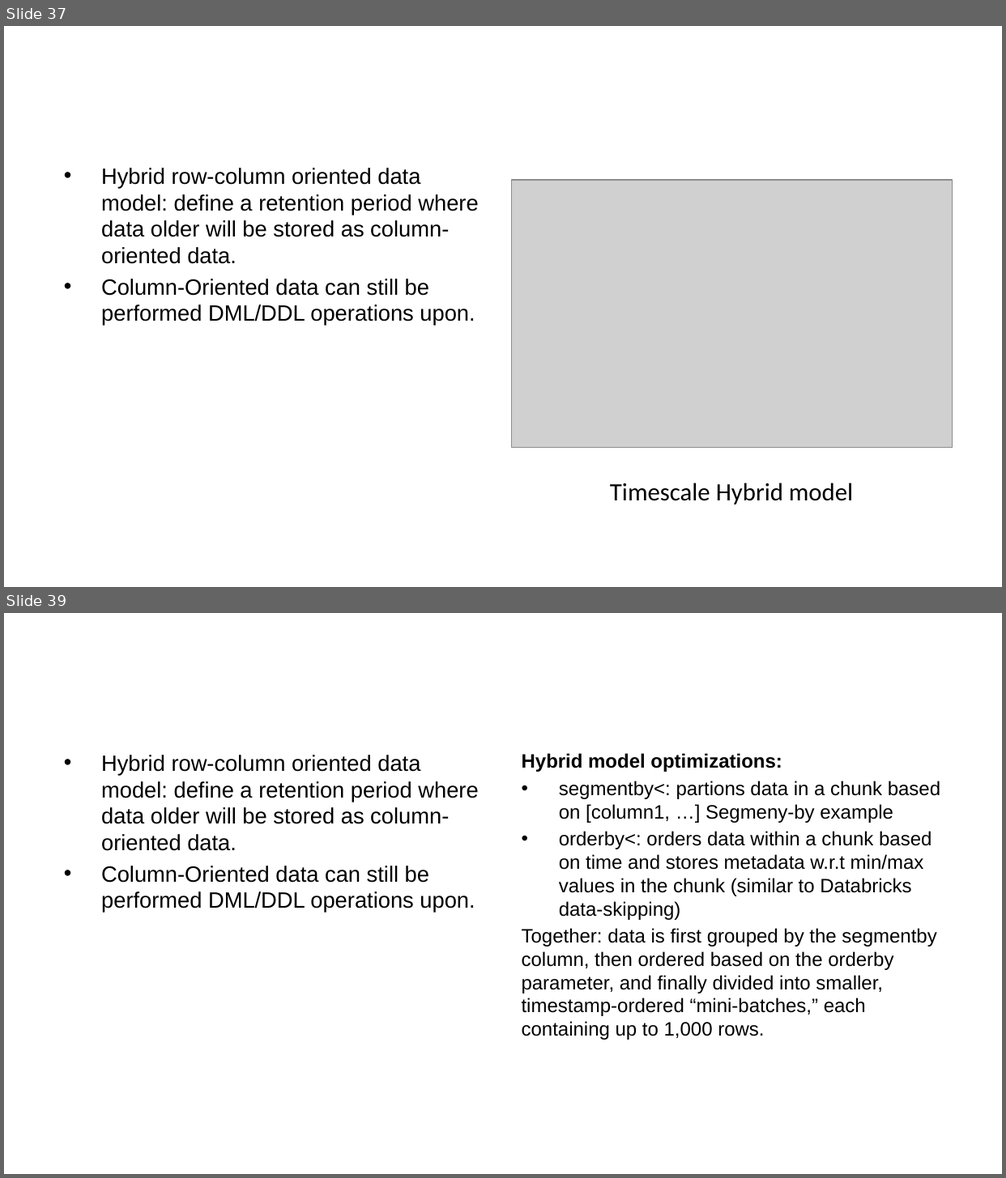
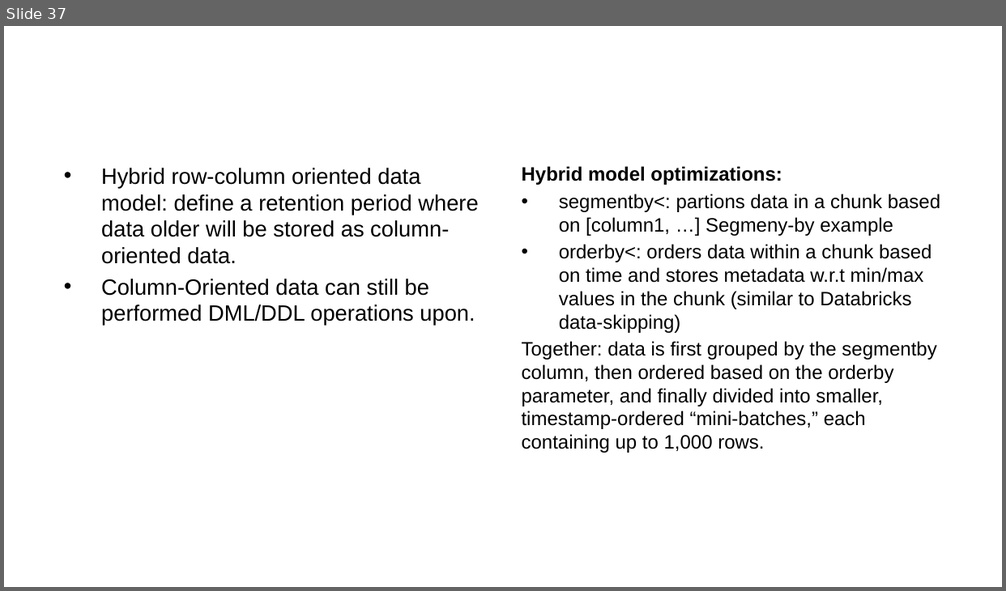
Before and after one commit to ManuelePasini/slides-markdown, a slide deck: digital_twins.pptx. Shown one above the other, each under a label of ours: slides 37 and 39 before the commit, slide 37 after it; the slides between them are not shown. The pictures are 1006x1178 and 1006x591 pixels, drawn with LibreOffice and Linux fonts; fonts in the diff are those of the drawing; grey boxes stand for pictures. Boxes give left, top, right and bottom in pixels: in the first picture for what was removed or moved away, otherwise in the second. Text is boxed around its words. In the diff, an @@ line names an element or a change of style, - is before the commit and + after.

```diff
--- a/digital_twins.pptx
+++ b/digital_twins.pptx
@@ slide 37 removed at bbox=[4, 26, 1002, 587], background #FFFFFF @@
@@ text removed at bbox=[101, 168, 478, 326] @@
-• Hybrid row-column oriented data model: define a retention period where data older will be stored as column-oriented data.
-• Column-Oriented data can still be performed DML/DDL operations upon.
@@ picture removed at bbox=[511, 180, 952, 447] @@
@@ text removed at bbox=[610, 483, 853, 505] @@
-Timescale Hybrid model
@@ what was slide 39 is now slide 37 @@
```
Also in this commit, not shown: 1 slide changed, 1 other slide removed, 6 other files.
